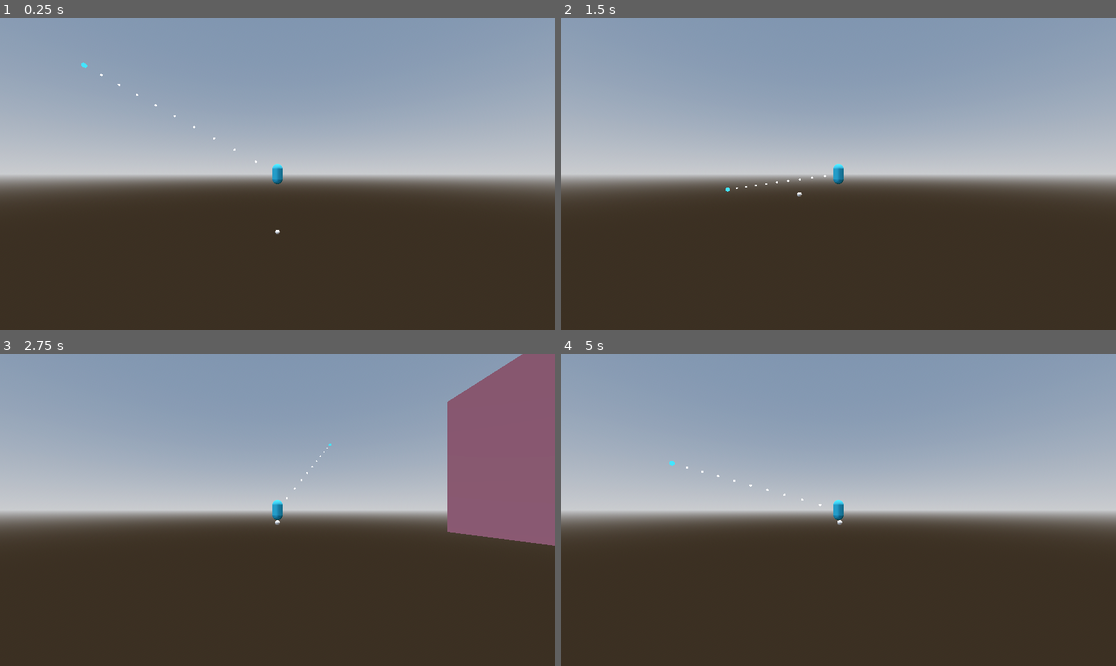
Above: before the commit, frames 1-4 (two rows, left to right).
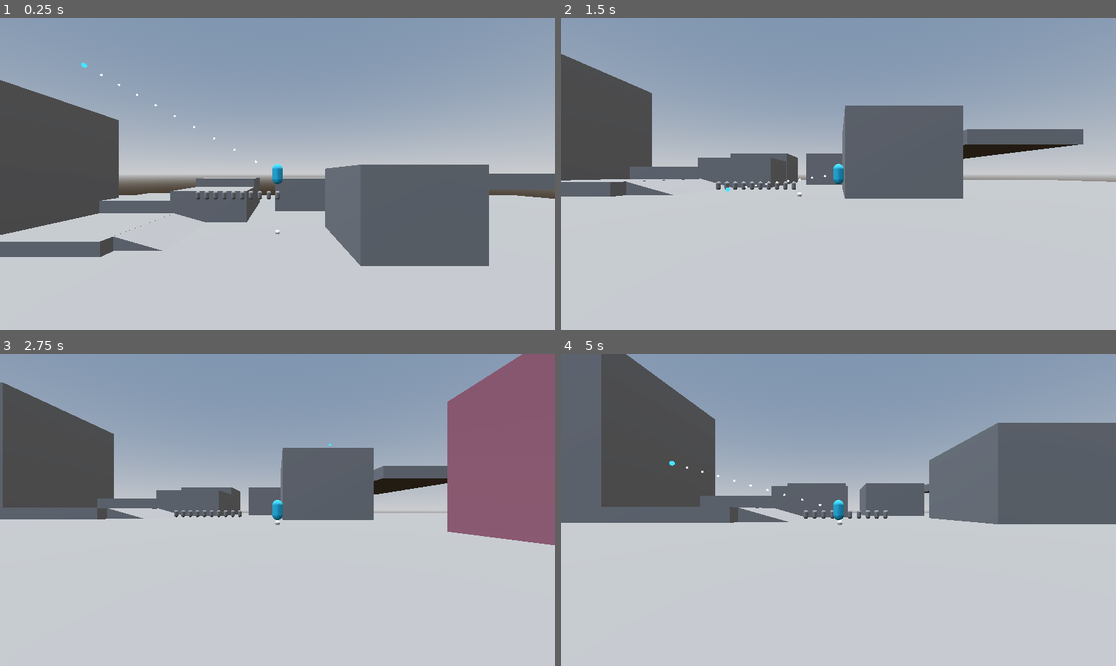
Above: after the commit, the same moments.

Repository: bobinskee/Brickmin-Discovery
Game: Godot game, scene res://test_level.tscn
Same seed, same stepped clock (60 frames per second), same inputs: the game is played once before the commit and once after it.
Inputs (mouse positions are in pixels of both pictures, inside the frame that each line leads up to):
- Up to frame 1 (0.25 s): no input
- Up to frame 2 (1.5 s): move the mouse to (960, 158) at 0.52 s; hold D (move_right) 0.53-1.28 s; click (960, 158) at 0.6 s; tap Space (jump) at 0.77, 0.8, 1.07, 1.35 s; move the mouse to (727, 189) at 1.27 s; hold S (move_down) from 1.28 s (still down)
- Up to frame 3 (2.75 s): tap Space (jump) at 1.52, 1.82, 2.3 s; click (166, 525) at 1.55 s; move the mouse to (333, 441) at 2.02 s; release S (move_down) at 2.03 s; hold D (move_right) from 2.03 s (still down); tap Q (disband) at 2.1 s
- Up to frame 4 (5 s): move the mouse to (810, 572) at 2.77 s; release D (move_right) at 2.78 s; hold W (move_up) 2.78-3.53 s; tap 1 (pressed_1) at 2.85 s; tap Space (jump) at 3.02, 3.32, 3.77, 3.8, 4.07, 4.52, 4.82 s; click (810, 572) at 3.05 s; move the mouse to (1005, 556) at 3.52 s; hold E (swarm) 3.53-4.28 s; hold A (move_left) from 3.53 s (still down); move the mouse to (672, 463) at 4.27 s; click (672, 463) at 4.35 s

The runs differ from the first frame. In frame 1, 53% of the frame differs, in the area x 0-100%, y 19-100%; in frame 2, 62%; in frame 3, 61%; in frame 4, 73%, in the area x 0-100%, y 0-100%.

Commit message:
Custom collision detection
and more stuff i cant be bothered to mention bcuz im tired

Diff:
--- a/brickmintest/brickbuds/base_bud.gd
+++ b/brickmintest/brickbuds/base_bud.gd
@@ -1,7 +1,7 @@
 extends CharacterBody3D
 
 var leader: Node3D = null
-var state: int = BudUtils.state.IDLE
+var state: int = Utils_Bud.state.IDLE
 var id: int = 0
 var disbanded: bool = false
 
--- a/brickmintest/brickbuds/bud_manager.gd
+++ b/brickmintest/brickbuds/bud_manager.gd
@@ -74,7 +74,7 @@
 			new_bud.global_position = spawn_pos #Set its spawn position.
 			new_bud.name = ("bud " + str(spawn_count)) #Give it a name.
 			new_bud.id = total_buds.size() #Give it a unique number ID.
-			new_bud.state = BudUtils.state.IDLE
+			new_bud.state = Utils_Bud.state.IDLE
 
 	#Make sure the count never exceeds 100.
 	spawn_count = clamp(spawn_count, 0, max_buds)
@@ -96,7 +96,7 @@
 	if total_buds:
 
 		if Engine.get_frames_drawn() != prev_frame:
-			BudUtils.setup_spatial_grid(total_buds)
+			Utils_Bud.setup_spatial_grid(total_buds)
 			prev_frame = Engine.get_frames_drawn()
 
 		for bud in total_buds:
@@ -134,7 +134,7 @@
 
 			#region Stuff for the Brickmin in follow state.
 
-			if bud.state == BudUtils.state.IDLE or bud.state == BudUtils.state.FOLLOW:
+			if bud.state == Utils_Bud.state.IDLE or bud.state == Utils_Bud.state.FOLLOW:
 
 				#Make sure the velocity length (speed) never exceeds the set Brickmin
 				#speed.
@@ -370,7 +370,7 @@
 						#The y-position is the y-position of where to jump to but
 						#down by the gap jump height again. This way, the start is
 						#above the end, pointing down towards it.
-						end.y = General._get_highest((bud.leader.body.global_position.y - bud.leader.body.bottom), bud.leader.body.jump_to.y, true) - 2
+						end.y = min((bud.leader.body.global_position.y - bud.leader.body.bottom), bud.leader.body.jump_to.y) - 2
 						ray.to = end
 
 						#bud.get_child(2).global_position = end
@@ -456,13 +456,13 @@
 			if bud.state != null:
 				#bud.state._update(i, delta, min_data)
 				match bud.state:
-					BudUtils.state.IDLE:
-						BudUtils.idle_state.update(bud, delta, min_data)
-
-					BudUtils.state.FOLLOW:
-						BudUtils.follow_state.update(bud, delta, min_data)
-
-					BudUtils.state.AIRBORNE:
-						BudUtils.airborne_state.update(bud, delta, min_data)
+					Utils_Bud.state.IDLE:
+						Utils_Bud.idle_state.update(bud, delta, min_data)
+
+					Utils_Bud.state.FOLLOW:
+						Utils_Bud.follow_state.update(bud, delta, min_data)
+
+					Utils_Bud.state.AIRBORNE:
+						Utils_Bud.airborne_state.update(bud, delta, min_data)
 
 				#bud.move_and_slide()
--- a/brickmintest/brickbuds/bud_states/airborne_state.gd
+++ b/brickmintest/brickbuds/bud_states/airborne_state.gd
@@ -11,7 +11,7 @@
 	elif bud.gapjumped:
 		bud.t += delta * 1.3
 
-	var cur_vel = MathUtils.bezier_curve(bud.t, bud.start, bud.mid, bud.end) - bud.global_position
+	var cur_vel = Utils_Math.bezier_curve(bud.t, bud.start, bud.mid, bud.end) - bud.global_position
 
 	var last_pos = bud.global_position
 
@@ -27,10 +27,10 @@
 		if bud.move_and_collide(cur_vel):
 
 			if bud.thrown:
-				bud.state = BudUtils.state.IDLE
+				bud.state = Utils_Bud.state.IDLE
 
 			elif bud.gapjumped:
-				bud.state = BudUtils.state.FOLLOW
+				bud.state = Utils_Bud.state.FOLLOW
 
 			bud.thrown = false
 			bud.gapjumped = false
@@ -38,4 +38,4 @@
 	elif not bud.velocity.is_finite():
 		print("ruh roh")
 		bud.global_position = bud.last_pos
-		bud.state = BudUtils.state.IDLE
+		bud.state = Utils_Bud.state.IDLE
--- a/brickmintest/brickbuds/bud_states/follow_state.gd
+++ b/brickmintest/brickbuds/bud_states/follow_state.gd
@@ -180,7 +180,7 @@
 			#	repel_amt = 20
 
 			#if (Engine.get_physics_frames() % 5) == (bud.id % 5):
-			repel_force = BudUtils.get_repel_vector(bud, 10) * 5
+			repel_force = Utils_Bud.get_repel_vector(bud, 10) * 5
 
 			if not bud.is_on_floor():
 				if bud.velocity.y > 0:
@@ -224,7 +224,7 @@
 
 			if bud_data["near_cliff"]:
 
-				cur_move = BudUtils.cliff_slide(cur_move, bud_data["normals"])
+				cur_move = Utils_Bud.cliff_slide(cur_move, bud_data["normals"])
 
 				if bud.leader.body.jump_to:
 					bud.wanna_jump = true
@@ -244,7 +244,7 @@
 									bud.end = bud.global_position + (bud.global_position.direction_to(bud_data["jump_to"]) * (bud.global_position.distance_to(bud_data["jump_to"]) + rand_offset))
 									bud.mid = ((bud_data["jump_to"]) + bud.global_position)/2
 									bud.mid.y = bud.jump_height + max(bud.global_position.y, bud_data["jump_to"].y)
-									bud.state = BudUtils.state.AIRBORNE
+									bud.state = Utils_Bud.state.AIRBORNE
 									bud.gapjumped = true
 									bud.jump_timer = randf_range(0, 0.2)
 
@@ -261,19 +261,19 @@
 
 			bud.velocity = cur_move
 
-			bud.velocity.y = y_velocity - (delta * General.gravity)
+			bud.velocity.y = y_velocity - (delta * Constants.gravity)
 
 			if bud.is_on_floor():
 
 				if bud_data["hop_up"] and not bud_data["near_cliff"]:
-					bud.velocity.y += bud.jump_power * General.jump_power_mult
+					bud.velocity.y += bud.jump_power * Constants.jump_power_mult
 
 			bud.last_pos = bud.global_position
 
 			bud.move_and_slide()
 
 	else:
-		bud.state = BudUtils.state.IDLE
+		bud.state = Utils_Bud.state.IDLE
 
 func generateOffset(divisions: int, max_dist: float) -> Vector3:
 	var circle = TAU / divisions
--- a/brickmintest/brickbuds/bud_states/idle_state.gd
+++ b/brickmintest/brickbuds/bud_states/idle_state.gd
@@ -5,7 +5,7 @@
 
 func update(bud: CharacterBody3D, delta: float, min_data: Dictionary) -> void:
 
-	var repel_force = BudUtils.get_repel_vector(bud, 10) * 5
+	var repel_force = Utils_Bud.get_repel_vector(bud, 10) * 5
 
 	var cur_move = bud.velocity.move_toward(repel_force, delta * bud.acceleration)
 
@@ -13,11 +13,11 @@
 
 	if min_data["near_cliff"]:
 
-		cur_move = BudUtils.cliff_slide(cur_move, min_data["normals"])
+		cur_move = Utils_Bud.cliff_slide(cur_move, min_data["normals"])
 
 	if bud.velocity.is_finite():
 
-		var vert_move = bud.velocity.y - (delta * General.gravity)
+		var vert_move = bud.velocity.y - (delta * Constants.gravity)
 		bud.velocity = Vector3(cur_move.x, vert_move, cur_move.z)
 
 		bud.move_and_slide()
--- a/brickmintest/brickbuds_2/bud_handler.gd
+++ b/brickmintest/brickbuds_2/bud_handler.gd
@@ -6,86 +6,25 @@
 
 var pool_position: Vector3 = Vector3.ZERO
 
-var mm = MultiMesh.new()
+#var mm_node: MultiMeshInstance3D = MultiMeshInstance3D.new()
+#var mm: MultiMesh = MultiMesh.new()
 
 func _ready() -> void:
 
-	all_buds.resize(BudUtils.bud_limit)
+	all_buds.resize(Utils_Bud.bud_limit)
 
-	for node in get_tree().get_nodes_in_group("levels"):
-		setup_buds(node)
+	Utils_Bud._setup_buds(bud_data_loaded, all_buds, get_world_3d().space, get_tree().current_scene, Vector3(0, 20, 0))
 
-func setup_buds(node: Node3D) -> void:
+func _physics_process(delta: float) -> void:
 
-	if node.is_in_group("levels"):
+	for bud in all_buds:
 
-		if not bud_data_loaded:
+		var y_vel = bud.velocity.y
+		bud.velocity.y = Utils_Math._apply_gravity(delta, y_vel)
 
-			print("Bud data not yet loaded. Setting them up!")
+		Utils_Math._update_position(bud, delta)
 
-			if all_buds.size() > 0:
-				all_buds.fill(null)
-
-				for k in range(BudUtils.bud_limit):
-
-					var bud: Brickbud = new_bud_data(k)
-					all_buds[k] = bud
-
-				print("All buds loaded.")
-				bud_data_loaded = true
-
-		if bud_data_loaded:
-
-			print("Bud data has been loaded! Running mesh setup.")
-
-			for i in range(BudStats.type.size()):
-
-				var bud_type: String = BudStats.type.keys()[i]
-
-
-				mm.transform_format = MultiMesh.TRANSFORM_3D
-				mm.instance_count = BudUtils.bud_limit
-
-				var mesh_to_load = load(BudStats.stats[i]["mesh"])
-
-				if mesh_to_load:
-					mm.mesh = mesh_to_load
-				else:
-					print("No mesh found!")
-
-				var mm_node = MultiMeshInstance3D.new()
-				mm_node.name = bud_type + "_typeloader"
-				mm_node.multimesh = mm
-
-				for k in range(mm.instance_count):
-					sync_bud_data_mesh(all_buds[k])
-
-				self.add_child(mm_node)
-
-func new_bud_data(index: int) -> Brickbud:
-
-	var new_bud = Brickbud.new()
-
-	if new_bud:
-
-		new_bud.body_RID = PhysicsServer3D.body_create()
-		new_bud.shape_RID = PhysicsServer3D.capsule_shape_create()
-
-		new_bud.bud_id = index
-		new_bud.transform.origin = (Vector3(-100, 10, 0)) + ((Vector3.RIGHT * index) * 1)
-
-		PhysicsServer3D.shape_set_data(new_bud.shape_RID, BudStats.stats[new_bud.bud_type]["shape_scale"])
-
-		PhysicsServer3D.body_set_space(new_bud.body_RID, self.get_world_3d().space)
-
-		PhysicsServer3D.body_set_mode(new_bud.body_RID, PhysicsServer3D.BODY_MODE_KINEMATIC)
-
-		PhysicsServer3D.body_set_state(new_bud.body_RID, PhysicsServer3D.BODY_STATE_TRANSFORM, new_bud.transform)
-
-		PhysicsServer3D.body_add_shape(new_bud.body_RID, new_bud.shape_RID) #Index of 0
-		PhysicsServer3D.body_set_shape_disabled(new_bud.body_RID, 0, true)
-
-	return new_bud
+	Utils_Models._data_mesh_sync(all_buds, Utils_Bud.mm, false)
 
 func _notification(what: int) -> void:
 
@@ -101,10 +40,3 @@
 		all_buds.clear()
 
 		print("Clean up complete!")
-
-func sync_bud_data_mesh(bud: Brickbud) -> void:
-	if not bud is Brickbud:
-		print("Pass a Brickbud!")
-
-	else:
-		mm.set_instance_transform(bud.bud_id, bud.transform)
--- a/brickmintest/brickbuds_2/objects/brickbud_base.gd
+++ b/brickmintest/brickbuds_2/objects/brickbud_base.gd
@@ -1,4 +1,7 @@
+extends Databody
 class_name Brickbud
+
+var a = 5
 
 #region General
 
@@ -9,26 +12,11 @@
 
 #endregion
 
-#region Body & Kinematics
-
-var transform: Transform3D = Transform3D()
-var velocity: Vector3 = Vector3.ZERO
-
-var body_RID: RID
-var shape_RID: RID
-
-const col_layer = 3
-const col_mask = 1
-
-var mesh_num: int
-
-#endregion
-
 #region Type & State
 
 var bud_type: BudStats.type = BudStats.type.BASE
 
-var bud_state: BudUtils.state = BudUtils.state.IDLE
+var bud_state: Utils_Bud.state = Utils_Bud.state.IDLE
 
 #endregion
 
--- /dev/null
+++ b/brickmintest/brickbuds_2/states/state_idling.gd
@@ -0,0 +1,11 @@
+extends Node
+
+
+# Called when the node enters the scene tree for the first time.
+func _ready() -> void:
+	pass # Replace with function body.
+
+
+# Called every frame. 'delta' is the elapsed time since the previous frame.
+func _process(delta: float) -> void:
+	pass
--- a/brickmintest/general.gd
+++ b/brickmintest/constants.gd
@@ -1,7 +1,7 @@
-extends Node
+class_name Constants
 
-var gravity: float = 50.0
-var jump_power_mult: float = 5.0
+static var gravity: float = 50.0
+static var jump_power_mult: float = 5.0
 
 var throw_start
 var throw_control
--- /dev/null
+++ b/brickmintest/entities/data_body.gd
@@ -0,0 +1,17 @@
+class_name Databody
+
+#region Body & Kinematics
+var transform_l: Transform3D = Transform3D()
+var transform_g: Transform3D = Transform3D()
+
+var velocity: Vector3 = Vector3.ZERO
+
+var body_RID: RID
+var shape_RID: RID
+
+const col_layer = 3
+const col_mask = 1
+
+var mesh_num: int
+
+#endregion
--- a/brickmintest/player.tscn
+++ b/brickmintest/player.tscn
@@ -6,7 +6,6 @@
 [ext_resource type="Script" uid="uid://dvf3whhcan7l" path="res://player/camera_angle.gd" id="3_sweqy"]
 [ext_resource type="Script" uid="uid://bvs5htry233u6" path="res://player/cursor/cursor_line.gd" id="5_sweqy"]
 [ext_resource type="Texture2D" uid="uid://c8osyow87bl63" path="res://player/cursor/textures/kot_cursor2.png" id="6_1jxqw"]
-[ext_resource type="Script" uid="uid://dyk16kt15ynqd" path="res://general.gd" id="6_2hs0m"]
 [ext_resource type="Script" uid="uid://c6ll1bnvw6rpr" path="res://player/handlers/input_handler.gd" id="8_dw050"]
 [ext_resource type="Script" uid="uid://bxvdv7unl4ylt" path="res://player/handlers/squad_handler.gd" id="9_b26j0"]
 
@@ -126,9 +125,6 @@
 distance_fade_length = 200.0
 cull_mask = 1048573
 
-[node name="General" type="Node" parent="." unique_id=648599880]
-script = ExtResource("6_2hs0m")
-
 [node name="InputHandler" type="Node" parent="." unique_id=701630332]
 unique_name_in_owner = true
 script = ExtResource("8_dw050")
--- a/brickmintest/player/cursor/cursor.gd
+++ b/brickmintest/player/cursor/cursor.gd
@@ -235,7 +235,7 @@
 		#masks lol.
 		calldot_hitball.shape = calldot_shape
 		calldot_hitball.transform.origin = pointer.global_position
-		calldot_hitball.collision_mask = General._set_mask(3)
+		calldot_hitball.collision_mask = Utils_Math._bitshift_left(3)
 
 		#Check if anything collided with the hitball.
 		var called = get_world_3d().direct_space_state.intersect_shape(calldot_hitball, 100)
@@ -252,14 +252,14 @@
 				if who_was_called.is_in_group("brickbuds"):
 
 					#If the Brickmin has no leader yet,
-					if not who_was_called.leader and not who_was_called.state == BudUtils.state.AIRBORNE:
+					if not who_was_called.leader and not who_was_called.state == Utils_Bud.state.AIRBORNE:
 
 						#make the leader the player that called them,
 						who_was_called.leader = player
 
 						#put them into the follow state,
 
-						who_was_called.state = BudUtils.state.FOLLOW
+						who_was_called.state = Utils_Bud.state.FOLLOW
 						#who_was_called.state2 = "follow"
 
 						who_was_called.t = 0.0
--- a/brickmintest/player/cursor/cursor_line.gd
+++ b/brickmintest/player/cursor/cursor_line.gd
@@ -166,7 +166,7 @@
 		#Use the bezier curve function in the General script,
 		#using the new timing, start, middle, and end as arguments,
 		#to find where the current point should be placed.
-		var placement = MathUtils.bezier_curve(new_timing, start, middle, end)
+		var placement = Utils_Math.bezier_curve(new_timing, start, middle, end)
 
 		#Set the current points position to the placement along the
 		#path.
--- a/brickmintest/player/player_body.gd
+++ b/brickmintest/player/player_body.gd
@@ -98,7 +98,7 @@
 
 	#The player velocity.y is equal to the velocity.y of the previous frame...
 	#minus the delta times the set gravity.
-	self.velocity.y = y_velocity - (delta * General.gravity)
+	self.velocity.y = y_velocity - (delta * Constants.gravity)
 	#endregion
 
 	#region Handling jumping and bufferjumping.
@@ -130,7 +130,7 @@
 			self.velocity.y = 0 #Cancel out any negative y-velocity from the gravity.
 
 		if is_on_floor() or can_bufferjump: #Jump if either conditions are met.
-			self.velocity.y += (jump_power * General.jump_power_mult) #Normal jump.
+			self.velocity.y += (jump_power * Constants.jump_power_mult) #Normal jump.
 
 	input_handler.player_jump = false #Reset jumping to false
 	#endregion
--- a/brickmintest/project.godot
+++ b/brickmintest/project.godot
@@ -21,9 +21,12 @@
 
 [autoload]
 
-General="*res://general.gd"
 BudManager="res://brickbuds/bud_manager.gd"
 BudHandler="*uid://bcei80cvarv3y"
+
+[display]
+
+window/size/mode=2
 
 [global_group]
 
--- a/brickmintest/test_level.tscn
+++ b/brickmintest/test_level.tscn
@@ -65,7 +65,6 @@
 skeleton = NodePath("../CollisionShape3D")
 
 [node name="NavigationRegion3D" type="NavigationRegion3D" parent="." unique_id=518127075]
-visible = false
 navigation_mesh = SubResource("NavigationMesh_gojnm")
 
 [node name="baseplate" type="StaticBody3D" parent="NavigationRegion3D" unique_id=1576740972]
--- a/brickmintest/utilities/math_utils.gd
+++ /dev/null
@@ -1,12 +0,0 @@
-extends RefCounted
-class_name MathUtils
-
-static func bezier_curve(time: float, start: Vector3, middle: Vector3, end: Vector3) -> Vector3:
-
-	var l0 = start + (time * (middle - start))
-	var l1 = middle + (time * (end - middle))
-
-	return l0 + (time * (l1 - l0))
-
-	#A more long-winded of calculating this...
-	#return (((1 - time) * (1 - time)) * start) + ((2 * (1 - time)) * time * middle) + ((time * time) * end)
--- a/brickmintest/brickbuds/bud_utils.gd
+++ b/brickmintest/utilities/utils_bud.gd
@@ -1,5 +1,5 @@
 extends RefCounted
-class_name BudUtils
+class_name Utils_Bud
 
 #region Game variables
 static var bud_limit = 10
@@ -8,6 +8,10 @@
 
 enum state {IDLE, FOLLOW, AIRBORNE}
 
+const state_scripts: Dictionary = {
+	state.IDLE: preload("res://brickbuds_2/states/state_idling.gd")
+}
+
 static var idle_state: BudState = preload("res://brickbuds/bud_states/idle_state.gd").new()
 static var follow_state: BudState = preload("res://brickbuds/bud_states/follow_state.gd").new()
 static var airborne_state: BudState = preload("res://brickbuds/bud_states/airborne_state.gd").new()
@@ -15,6 +19,8 @@
 
 static var spatial_grid: Dictionary = {}
 const grid_size: float = 1
+
+static var mm: MultiMesh = MultiMesh.new()
 
 ##Return a normalized vector pointing away from any too-close neighbors.
 static func setup_spatial_grid(all_buds: Array) -> void:
@@ -86,3 +92,80 @@
 			new_vector = cur_move.slide(combined_norm)
 
 	return new_vector
+
+static func _new_bud(index: int, world_space: RID, spawn_pos: Vector3 = Vector3.ZERO) -> Brickbud:
+
+	var new_bud = Brickbud.new()
+
+	if new_bud:
+
+		new_bud.body_RID = PhysicsServer3D.body_create()
+		new_bud.shape_RID = PhysicsServer3D.capsule_shape_create()
+
+		new_bud.bud_id = index
+		new_bud.transform_g.origin = spawn_pos
+
+		PhysicsServer3D.shape_set_data(new_bud.shape_RID, BudStats.stats[new_bud.bud_type]["shape_scale"])
+
+		PhysicsServer3D.body_set_space(new_bud.body_RID, world_space)
+
+		PhysicsServer3D.body_set_mode(new_bud.body_RID, PhysicsServer3D.BODY_MODE_KINEMATIC)
+
+		PhysicsServer3D.body_set_state(new_bud.body_RID, PhysicsServer3D.BODY_STATE_TRANSFORM, new_bud.transform_g)
+
+		PhysicsServer3D.body_add_shape(new_bud.body_RID, new_bud.shape_RID) #Index of 0
+
+		PhysicsServer3D.body_set_collision_mask(new_bud.body_RID, Utils_Math._bitshift_left(1))
+		PhysicsServer3D.body_set_collision_layer(new_bud.body_RID, Utils_Math._bitshift_left(3))
+		#PhysicsServer3D.body_set_shape_disabled(new_bud.body_RID, 0, true)
+
+	return new_bud
+
+static func _setup_buds(bud_data_loaded: bool, all_buds: Array, world_space: RID, scene: Node, spawn_pos: Vector3 = Vector3.ZERO) -> void:
+
+	if not bud_data_loaded:
+
+		print("Bud data not yet loaded. Setting them up!")
+
+		if all_buds.size() > 0:
+			all_buds.fill(null)
+
+			for k in range(Utils_Bud.bud_limit):
+
+				spawn_pos = Vector3(k * -2, 10, 0)
+
+				var bud: Brickbud = Utils_Bud._new_bud(k, world_space, spawn_pos)
+				all_buds[k] = bud
+
+			print("All buds loaded.")
+			bud_data_loaded = true
+
+	if bud_data_loaded:
+
+		print("Bud data has been loaded! Running mesh setup.")
+
+		var mm_node: MultiMeshInstance3D = MultiMeshInstance3D.new()
+
+
+		for i in range(BudStats.type.size()):
+
+			var bud_type: String = BudStats.type.keys()[i]
+
+			mm.transform_format = MultiMesh.TRANSFORM_3D
+			mm.instance_count = Utils_Bud.bud_limit
+
+			var mesh_to_load = load(BudStats.stats[i]["mesh"])
+
+			if mesh_to_load:
+				mm.mesh = mesh_to_load
+			else:
+				print("No mesh found!")
+
+			mm_node.name = bud_type + "_typeloader"
+			mm_node.multimesh = mm
+
+			#for k in range(mm.instance_count):
+
+			scene.add_child(mm_node)
+
+		Utils_Models._data_mesh_sync(all_buds, mm, false)
--- /dev/null
+++ b/brickmintest/utilities/utils_math.gd
@@ -0,0 +1,97 @@
+extends RefCounted
+class_name Utils_Math
+
+static func bezier_curve(time: float, start: Vector3, middle: Vector3, end: Vector3) -> Vector3:
+
+	var l0 = start + (time * (middle - start))
+	var l1 = middle + (time * (end - middle))
+
+	return l0 + (time * (l1 - l0))
+
+	#A more long-winded of calculating this...
+	#return (((1 - time) * (1 - time)) * start) + ((2 * (1 - time)) * time * middle) + ((time * time) * end)
+
+#region : Physics and collision
+
+static func _apply_gravity(delta: float, y_vel: float) -> float:
+
+	var current_y = y_vel
+	return current_y - (delta * Constants.gravity)
+
+static func _check_collisions(object: Databody, motion: Vector3, origin: Vector3) -> PhysicsTestMotionResult3D:
+
+	var col_params = PhysicsTestMotionParameters3D.new()
+	col_params.from = Transform3D(object.transform_g.basis, origin)
+	col_params.motion = motion
+	col_params.margin = 0.01
+	col_params.recovery_as_collision = true
+
+	var col_results: PhysicsTestMotionResult3D = PhysicsTestMotionResult3D.new()
+
+	if PhysicsServer3D.body_test_motion(object.body_RID, col_params, col_results):
+		return col_results
+
+	return null
+
+static func _move_object(object: Databody, motion: Vector3, check_amt: int = 4) -> Vector3:
+
+	var final_position: Vector3 = object.transform_g.origin
+
+	var safe_margin: float = 0.001
+
+	for i in range(check_amt):
+
+		if motion.is_zero_approx():
+			break
+
+		var collision = _check_collisions(object, motion, final_position)
+
+		if not collision:
+			final_position += motion
+			break
+
+		var travel = collision.get_travel()
+
+		if travel.length() > safe_margin:
+			travel = travel.normalized() * (travel.length() - safe_margin)
+
+		else:
+			travel = Vector3.ZERO
+
+		motion -= travel
+		final_position += travel
+
+		var col_norm: Vector3 = Vector3.ZERO
+
+		for k in range(collision.get_collision_count()):
+			col_norm += collision.get_collision_normal(k)
+
+		motion = motion.slide(col_norm.normalized())
+		object.velocity = object.velocity.slide(col_norm.normalized())
+
+	return final_position
+
+static func _update_position(object: Databody, delta: float):
+
+	var velocity = object.velocity * delta
+
+	object.transform_g.origin = _move_object(object, velocity)
+
+#endregion : Physics and collision
+
+#region : Lowlevel
+
+static func _Transform3D_to_PackedFloat32(t: Transform3D) -> PackedFloat32Array:
+
+	var template = PackedFloat32Array([
+		t.basis.x.x, t.basis.y.x, t.basis.z.x, t.origin.x,
+		t.basis.x.y, t.basis.y.y, t.basis.z.y, t.origin.y,
+		t.basis.x.z, t.basis.y.z, t.basis.z.z, t.origin.z
+	])
+
+	return template
+
+static func _bitshift_left(value: int) -> int:
+	return 1 << (value - 1)
+
+#endregion : Lowlevel
--- /dev/null
+++ b/brickmintest/utilities/utils_models.gd
@@ -0,0 +1,26 @@
+class_name Utils_Models
+
+static func _data_mesh_sync(object_list: Array, multimesh: MultiMesh, extra_data: bool = false) -> void:
+
+	var list_size: int = object_list.size()
+
+	if list_size == 0:
+		print("No list found bruh.")
+		return
+
+	var transform3D_floats: int = 16 if extra_data else 12
+
+	var transform_final: PackedFloat32Array = PackedFloat32Array()
+	transform_final.resize(multimesh.instance_count * transform3D_floats)
+
+	for i in range(list_size):
+
+		var write_pos = i * transform3D_floats
+
+		var object: Databody = object_list[i]
+		var transform = object.transform_g
+
+		for k in range(transform3D_floats):
+			transform_final[write_pos + k] = Utils_Math._Transform3D_to_PackedFloat32(transform)[k]
+
+	multimesh.set_buffer(transform_final)
Not shown, added: brickmintest/brickbuds_2/states/state_idling.gd.uid
Renamed: brickmintest/general.gd.uid -> brickmintest/constants.gd.uid
Not shown, added: brickmintest/entities/data_body.gd.uid
Renamed: brickmintest/brickbuds/bud_utils.gd.uid -> brickmintest/utilities/utils_bud.gd.uid
Renamed: brickmintest/utilities/math_utils.gd.uid -> brickmintest/utilities/utils_math.gd.uid
Not shown, added: brickmintest/utilities/utils_models.gd.uid
Not shown, added: brickmintest/brickbuds/base_brickbud.tscn15188658014.tmp
Not shown, added: brickmintest/brickbuds/base_brickbud.tscn3124721888.tmp
Not shown, added: brickmintest/brickbuds/base_brickbud.tscn64976586.tmp
